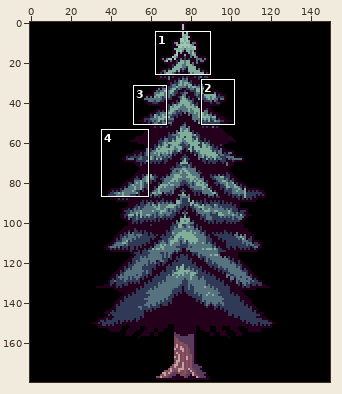
Two versions of one sprite sheet, data/images/tiles/large_decor/06.png. Above: a wide view before the commit, with the close-up outlined.
Close-up. First the earlier version:
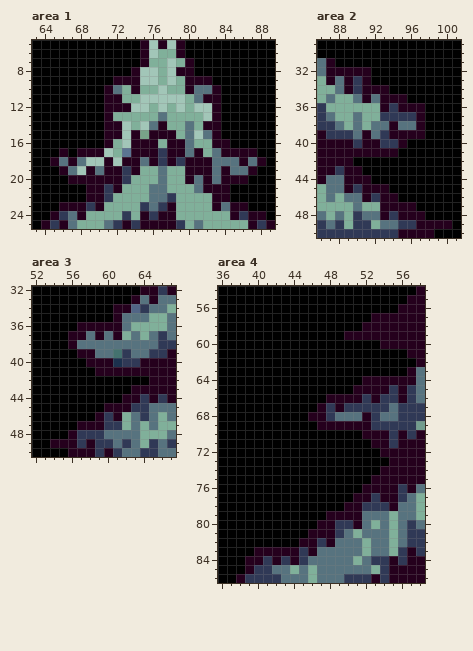
The file is 150x180 pixels. Colours within 5 levels of each other are drawn and written as one. Shown: area 1: x 63..89, y 5..25; area 2: x 86..101, y 29..50; area 3: x 52..67, y 32..50; area 4: x 36..58, y 54..86. The commit also changed other parts of the picture, which this record leaves out.
New version:
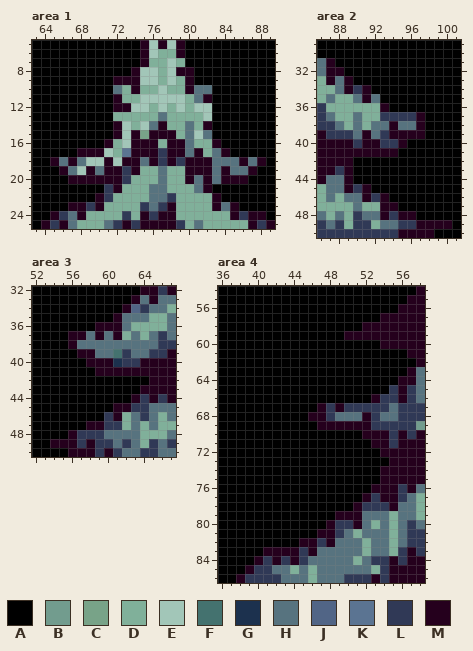
Palette (. is transparent): A #000000  B #729c8e  C #78a388  D #80b09a  E #a2c6b8  F #44726f  G #1c314e  H #57737f  J #516586  K #5b7492  L #303956  M #25001d
The edit:
--- area 1
@@ x 63..89 @@
  6 AAAAAAAAAAAAMEDDMAAAAAAAAAA
- 7 AAAAAAAAAAAAMDDEDMAAAAAAAAA
+ 7 AAAAAAAAAAAAMDDEDAAAAAAAAAA
  8 AAAAAAAAAAAMEEDEMMAAAAAAAAA
- 9 AAAAAAAAAMMMEEDEDMMMAAAAAAA
-10 AAAAAAAAMHDMDDEDDMHHMAAAAAA
-11 AAAAAAAAMMDDEEEEEDHMMAAAAAA
-12 AAAAAAAAMMMEEDEDEDEEMAAAAAA
-13 AAAAAAAAMDDDDDHDDDDEMAAAAAA
-14 AAAAAAAAMMEDEHMDDHDMMAAAAAA
-15 AAAAAAAAMMEMCMMMDHEHMAAAAAA
-16 AAAAAAAAMDEMMMDMMHDDMMAAAAA
-17 AAAMAMMMEDKMMMLMMHMDHMMMMAA
+ 9 AAAAAAAAAMMMEEDEDMAAAAAAAAA
+10 AAAAAAAAAHDMDDEDDMHHAAAAAAA
+11 AAAAAAAAAMDDEEEEEDHMAAAAAAA
+12 AAAAAAAAAMMEEDEDEDEEAAAAAAA
+13 AAAAAAAAADDDDDHDDDDEAAAAAAA
+14 AAAAAAAAAMEDEHMDDHDMAAAAAAA
+15 AAAAAAAAAMEMCMMMDHEHAAAAAAA
+16 AAAAAAAAMDEMMMDMMHDDMAAAAAA
+17 AAAAAMMMEDKMMMLMMHMDHMAAAAA
 18 AAMHMHEEMEMMHMLMLMMMHHHMHMA
@@ x 63..89 @@
 20 AAAAMMMMMMLDDDHDDMHMHMMMAAA
-21 AAAAAAMMLMDDDHHDDDHMMMAAAAA
-22 AAAAAAMMLDDDDHHLDDDDMMAAAAA
-23 AAAMMMLMDDDDLHLMDDDDMHMMAAA
+21 AAAAAAAALMDDDHHDDDHMAAAAAAA
+22 AAAAAAAMLDDDDHHLDDDDMAAAAAA
+23 AAAAMMLMDDDDLHLMDDDDMHMAAAA
 24 AAMLHMDDDDLDMLMMDDDDDDMLMMA
--- area 2
@@ x 86..101 @@
 31 HMAAAAAAAAAAAAAA
-32 HMMMMMAAAAAAAAAA
-33 DMHMLMAAAAAAAAAA
-34 DDHMLMMMAAAAAAAA
-35 DHDDHMHMMMAAAAAA
-36 LDDDDDDMLMMMAAAA
+32 HMMAAAAAAAAAAAAA
+33 DMHMAAAAAAAAAAAA
+34 DDHMLMAAAAAAAAAA
+35 DHDDHMHAAAAAAAAA
+36 LDDDDDDMAAAAAAAA
 37 LHDDHDDLLLLMAAAA
@@ x 86..101 @@
 42 MMMMAAAAAAAAAAAA
-43 MMLMMAAAAAAAAAAA
-44 MHHMMMAAAAAAAAAA
-45 DHHMLMMMAAAAAAAA
-46 DHDHHMLMMAAAAAAA
-47 DDDDHDDMMMMAAAAA
-48 HDHDLHHMLMMMAAAA
+43 MMLMAAAAAAAAAAAA
+44 MHHMAAAAAAAAAAAA
+45 DHHMLMAAAAAAAAAA
+46 DHDHHMLMAAAAAAAA
+47 DDDDHDDMMAAAAAAA
+48 HDHDLHHMLMMAAAAA
 49 LHLDLLDHHLLMMMMA
--- area 3
@@ x 55..63 @@
 33 AAAAAAAAM
-34 AAAAAAMMJ
+34 AAAAAAAMJ
 35 AAAAAAMHH
-36 AAMMMMMHD
+36 AAAAMMMHD
 37 AMMHMHMDH
@@ x 55..65 @@
 42 AAAAAAAAAAM
-43 AAAAAAAAMMM
-44 AAAAAAAMMLM
-45 AAAAAMMMLLH
-46 AAAAMLMDHLH
-47 AAMMMLLDHDH
+43 AAAAAAAAAMM
+44 AAAAAAAAMLM
+45 AAAAAAMMLLH
+46 AAAAALMDHLH
+47 AAAMMLLDHDH
 48 AMLLLHHHHDD
--- area 4
@@ x 51..55 @@
 56 AAAAA
-57 AAMMM
+57 AAAMM
 58 AMMMM
@@ x 46..57 @@
 63 AAAAAAAAAAAM
-64 AAAAAAMMMMMM
-65 AAAAAMMMMLML
-66 AAMMMMLMLLML
+64 AAAAAAAAAAMM
+65 AAAAAAAAALML
+66 AAAAAAAMLLML
 67 AMLMLLLLLHLL
@@ x 36..58 @@
 74 AAAAAAAAAAAAAAAAAAMMMMM
-75 AAAAAAAAAAAAAAAAAMMMMMM
-76 AAAAAAAAAAAAAAAAMMMMLMH
-77 AAAAAAAAAAAAAAAMMLMMLHD
-78 AAAAAAAAAAAAAAMMLLLMHHD
-79 AAAAAAAAAAAAMMMMHHHDHHD
-80 AAAAAAAAAAAMMLLMHDHDHLH
-81 AAAAAAAAAAMMMLHDHHHDHLL
+75 AAAAAAAAAAAAAAAAAAMMMMM
+76 AAAAAAAAAAAAAAAAAMMMLMH
+77 AAAAAAAAAAAAAAAAMLMMLHD
+78 AAAAAAAAAAAAAAAMLLLMHHD
+79 AAAAAAAAAAAAAMMMHHHDHHD
+80 AAAAAAAAAAAAMLLMHDHDHLH
+81 AAAAAAAAAAAMMLHDHHHDHLL
 82 AAAAAAAAAMMLMHHHDHHDHLL
-83 AAAAMMMMMLMHHHHHDHHDLML
-84 AAAMMLMLMLHHHHHDHLLMLMM
+83 AAAAAMMMMLMHHHHHDHHDLML
+84 AAAAMLMLMLHHHHHDHLLMLMM
 85 AAAMLLHHDHDHHHHHHDLMMMM
